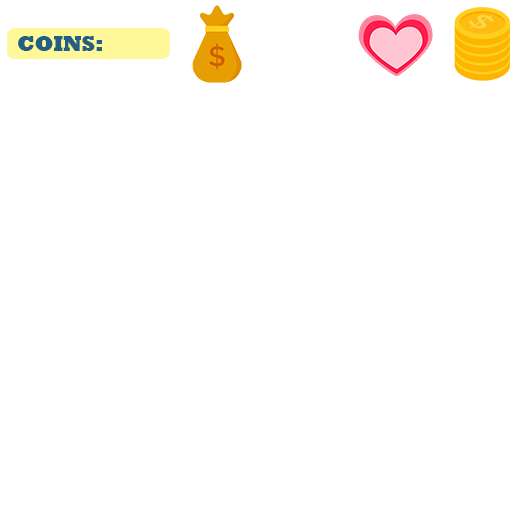
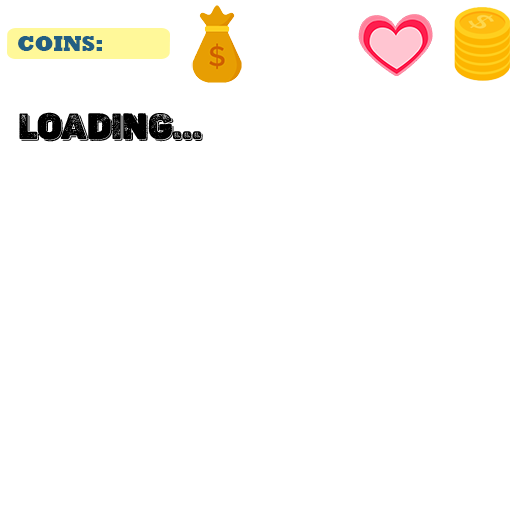
The second 528 x 528 image is a revision of the first. Changes to its layers:
added layer "Loading..." above "Coins 2" over [19, 112, 203, 142]
